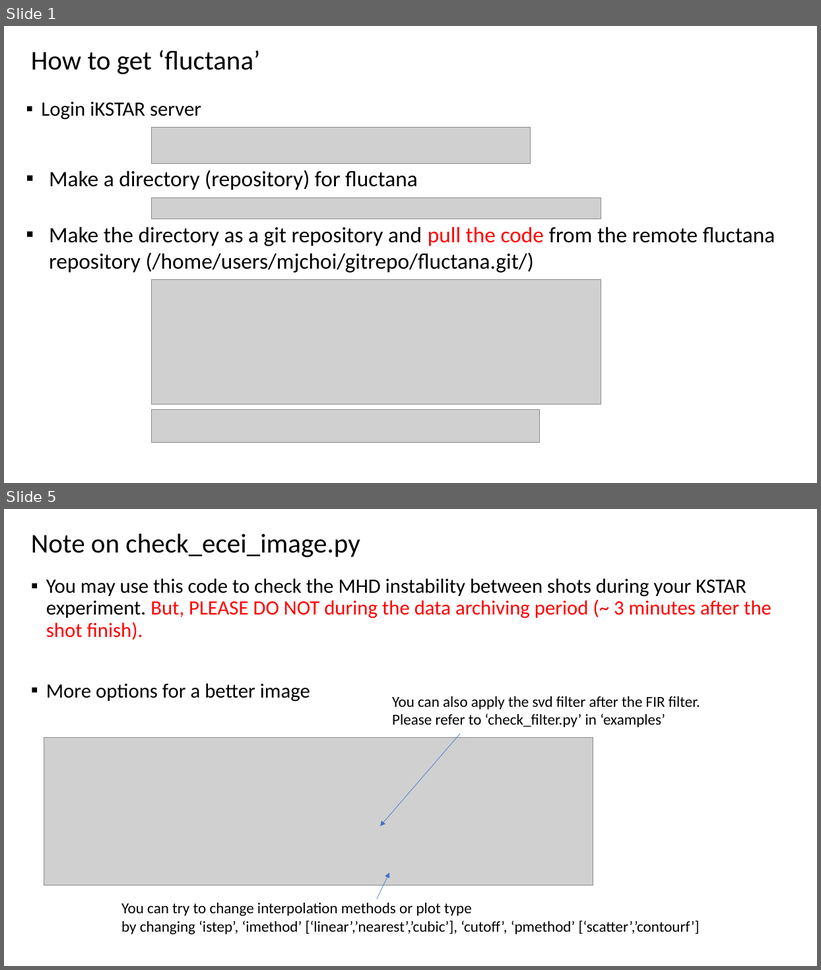
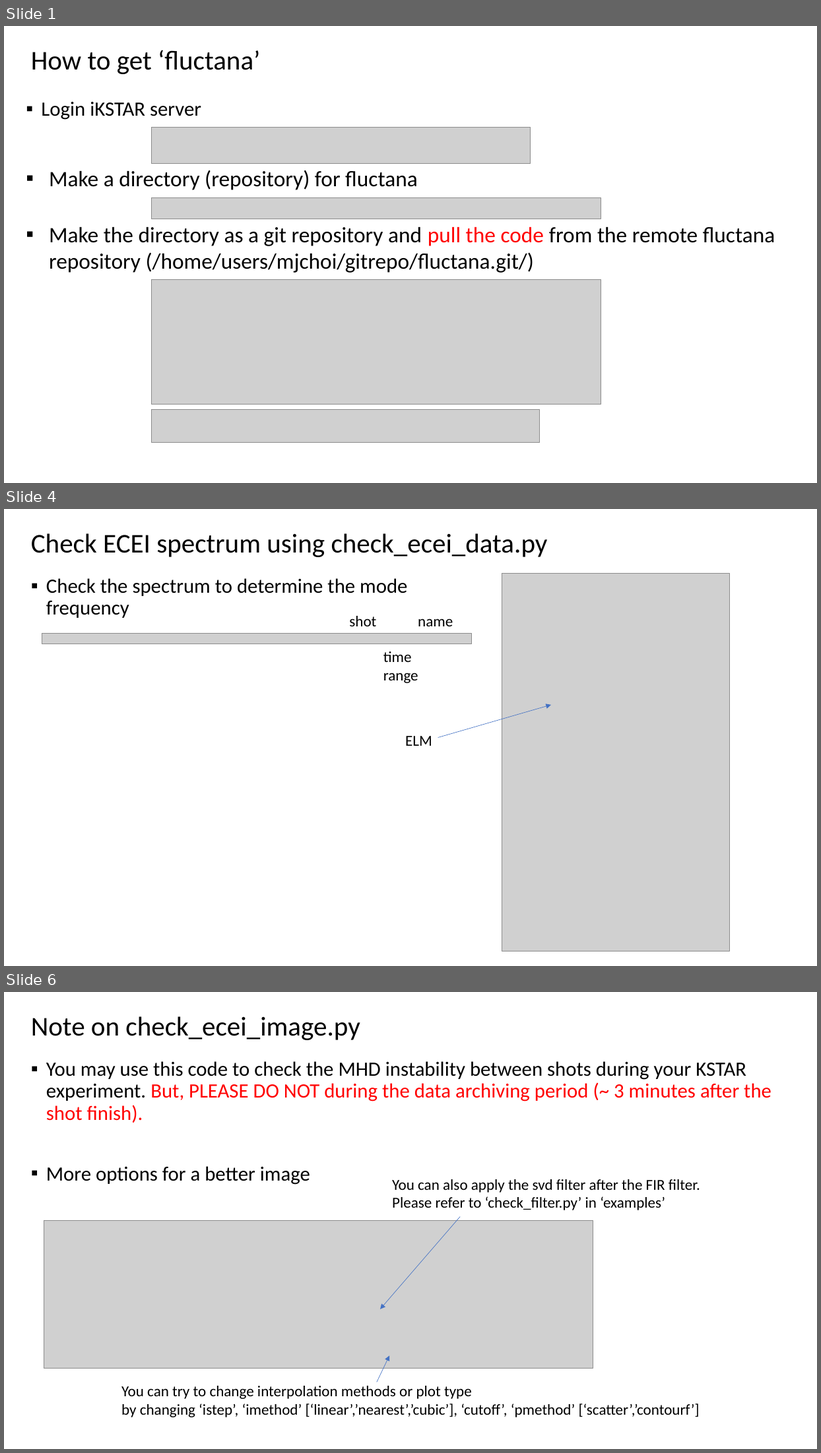
Before and after one commit to minjunJchoi/fluctana, a slide deck: docs/minjun_fluctana_quick_guide_ecei_image.pptx. Shown one above the other, each under a label of ours: slides 1 and 5 before the commit, slides 1, 4 and 6 after it; the slides between them are not shown. The pictures are 821x970 and 821x1453 pixels, drawn with LibreOffice and Linux fonts; fonts in the diff are those of the drawing; grey boxes stand for pictures. Boxes give left, top, right and bottom in pixels: in the first picture for what was removed or moved away, otherwise in the second. Text is boxed around its words. In the diff, an @@ line names an element or a change of style, - is before the commit and + after.

Commit message:
add spectrum

```diff
--- a/docs/minjun_fluctana_quick_guide_ecei_image.pptx
+++ b/docs/minjun_fluctana_quick_guide_ecei_image.pptx
@@ slide 4 added at [4,509,817,966], background #FFFFFF @@
@@ title added at [31,533,548,557], 32 pt, text #000000 @@
+Check ECEI spectrum using check_ecei_data.py
@@ text added at [46,578,407,618], 24 pt, text #000000 @@
+▪ Check the spectrum to determine the mode
+  frequency
@@ picture added at [502,574,729,952] @@
@@ text added at [349,616,376,626], 18 pt, text #000000 @@
+shot
@@ text added at [418,619,453,626], 18 pt, text #000000 @@
+name
@@ picture added at [42,634,472,644] @@
@@ text added at [384,652,418,683], 18 pt, text #000000 @@
+time
+range
@@ arrow added from (438, 738) to (551, 705), #4472C4 0.5 pt @@
@@ text added at [405,736,432,746], 18 pt, text #000000 @@
+ELM
@@ what was slide 5 is now slide 6 @@
```
Also in this commit, not shown: 3 slides changed.
